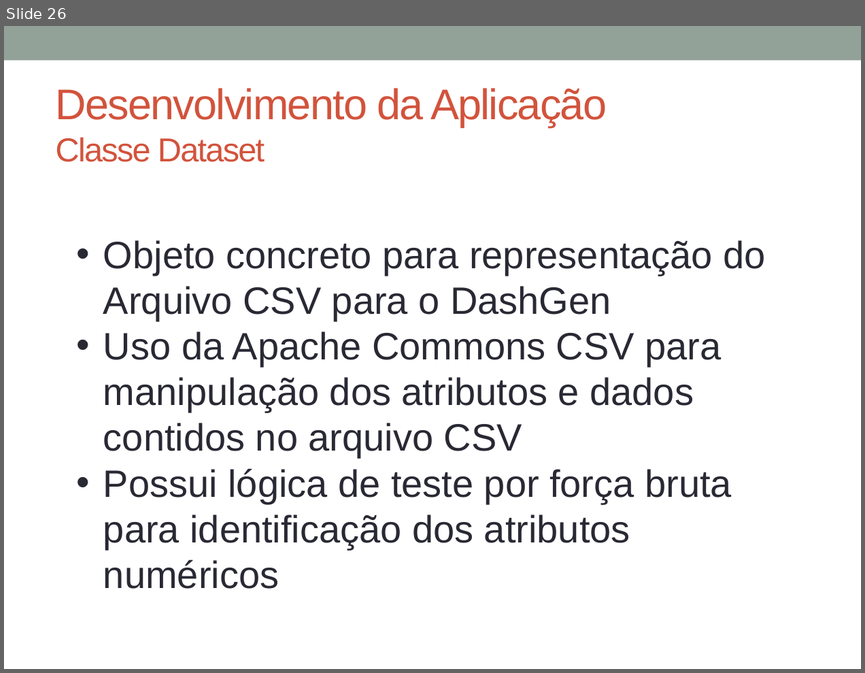
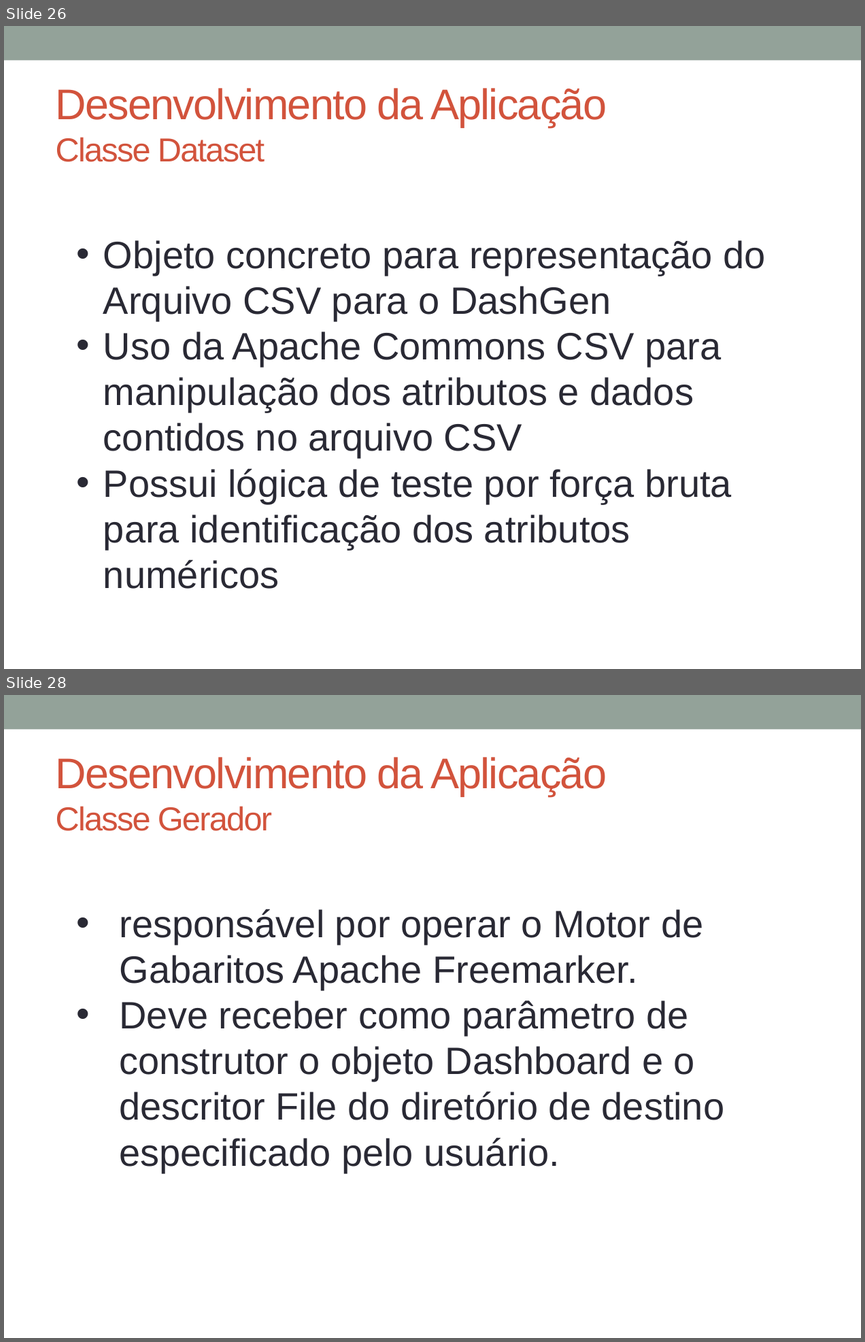
Before and after one commit to glaubergad/tccrepo, a slide deck: mono/Defesa TCC - DashGen.pptx. Shown one above the other, each under a label of ours: slide 26 before the commit, slides 26 and 28 after it; the slides between them are not shown. The pictures are 865x673 and 865x1342 pixels, drawn with LibreOffice and Linux fonts; fonts in the diff are those of the drawing. Boxes give left, top, right and bottom in pixels: in the first picture for what was removed or moved away, otherwise in the second. Text is boxed around its words. In the diff, an @@ line names an element or a change of style, - is before the commit and + after.

```diff
--- a/mono/Defesa TCC - DashGen.pptx
+++ b/mono/Defesa TCC - DashGen.pptx
@@ slide 28 added at (4, 695, 861, 1338), background #FFFFFF; not listed: 1 template element that a slide beside it also shows @@
@@ title added at (56, 757, 606, 831), 36 pt, text #D2533C @@
+Desenvolvimento da Aplicação
+Classe Gerador
@@ text added at (120, 909, 725, 1172), 32 pt, text #292934 @@
+• responsável por operar o Motor de Gabaritos Apache Freemarker.
+• Deve receber como parâmetro de construtor o objeto Dashboard e o descritor File do diretório de destino especificado pelo usuário.
```
Also in this commit, not shown: 2 slides changed, 20 other slides added, 1 other file.
